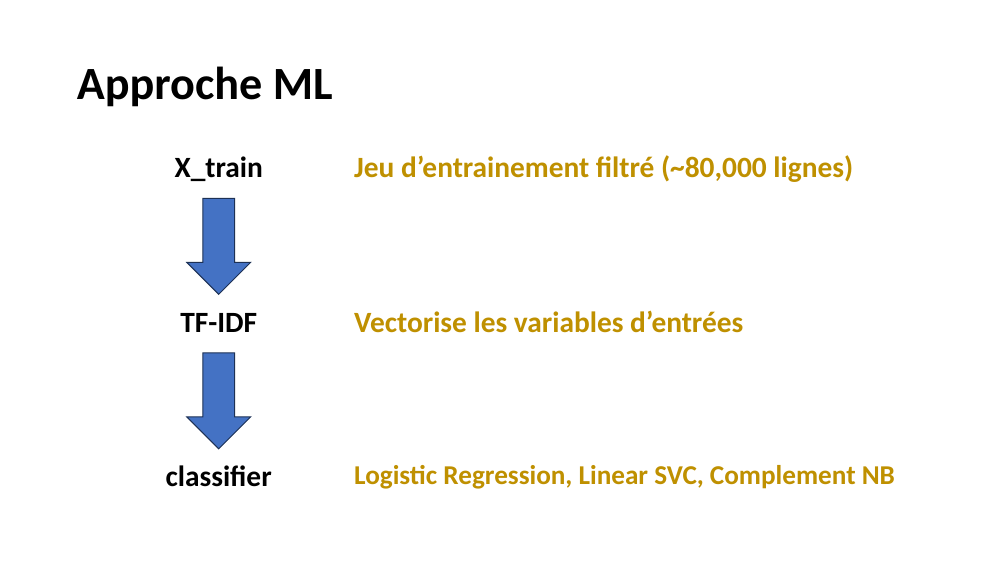
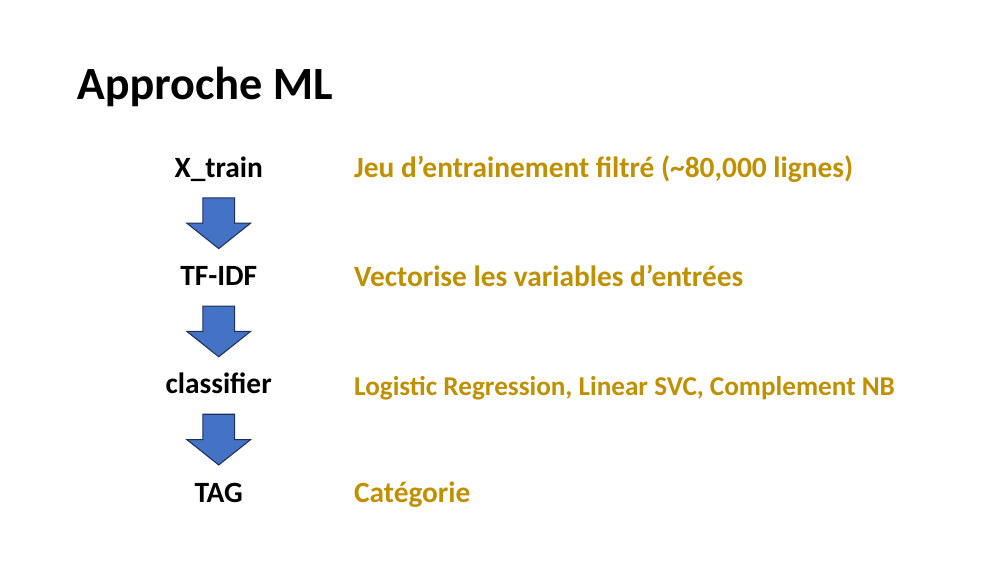
Before and after one commit to Ace4teaM/OCR-ZenAssist, a slide deck: slide 19 of Présentation.pptx (slide 17 before the commit). Drawn at 1008x567 pixels with LibreOffice and Linux fonts; fonts in the diff are those of the drawing. Boxes give left, top, right and bottom in pixels: in the first picture for what was removed or moved away, otherwise in the second. Text is boxed around its words. In the diff, an @@ line names an element or a change of style, - is before the commit and + after.

```diff
--- a/Présentation.pptx
+++ b/Présentation.pptx
@@ right arrow: place and size @@
-right arrow at (187, 198, 251, 295)
+right arrow at (187, 198, 251, 248)
@@ text "TF-IDF": place and size @@
-text "TF-IDF" at (180, 313, 257, 332)
+text "TF-IDF" at (180, 266, 257, 285)
@@ text "Vectorise les variables d’entrées": place and size @@
-text "Vectorise les variables d’entrées" at (354, 310, 743, 333)
+text "Vectorise les variables d’entrées" at (354, 264, 743, 287)
@@ right arrow: place and size @@
-right arrow at (187, 353, 251, 449)
+right arrow at (187, 306, 251, 357)
@@ text "classifier": place and size @@
-text "classifier" at (166, 465, 272, 487)
+text "classifier" at (166, 372, 272, 394)
@@ text "Logistic Regression, Linear SVC, Complement ...": place and size @@
-text "Logistic Regression, Linear SVC, Complement ..." at (354, 465, 895, 489)
+text "Logistic Regression, Linear SVC, Complement ..." at (354, 376, 895, 400)
@@ right arrow added at (187, 414, 251, 465), fill #4472C4, outline #1E3256 1 pt @@
@@ text added at (195, 482, 243, 503), 28 pt, text #000000, bold @@
+TAG
@@ text added at (354, 481, 470, 507), 28 pt, text #BF9000, bold @@
+Catégorie
```
Also in this commit, not shown: 10 other slides changed, 14 slides added, 1 slide removed.
